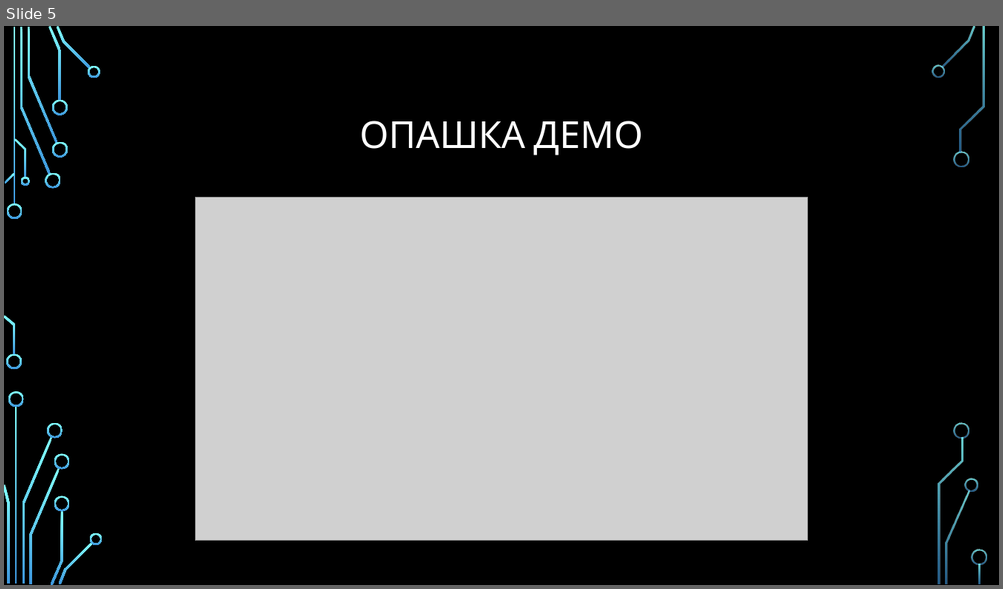
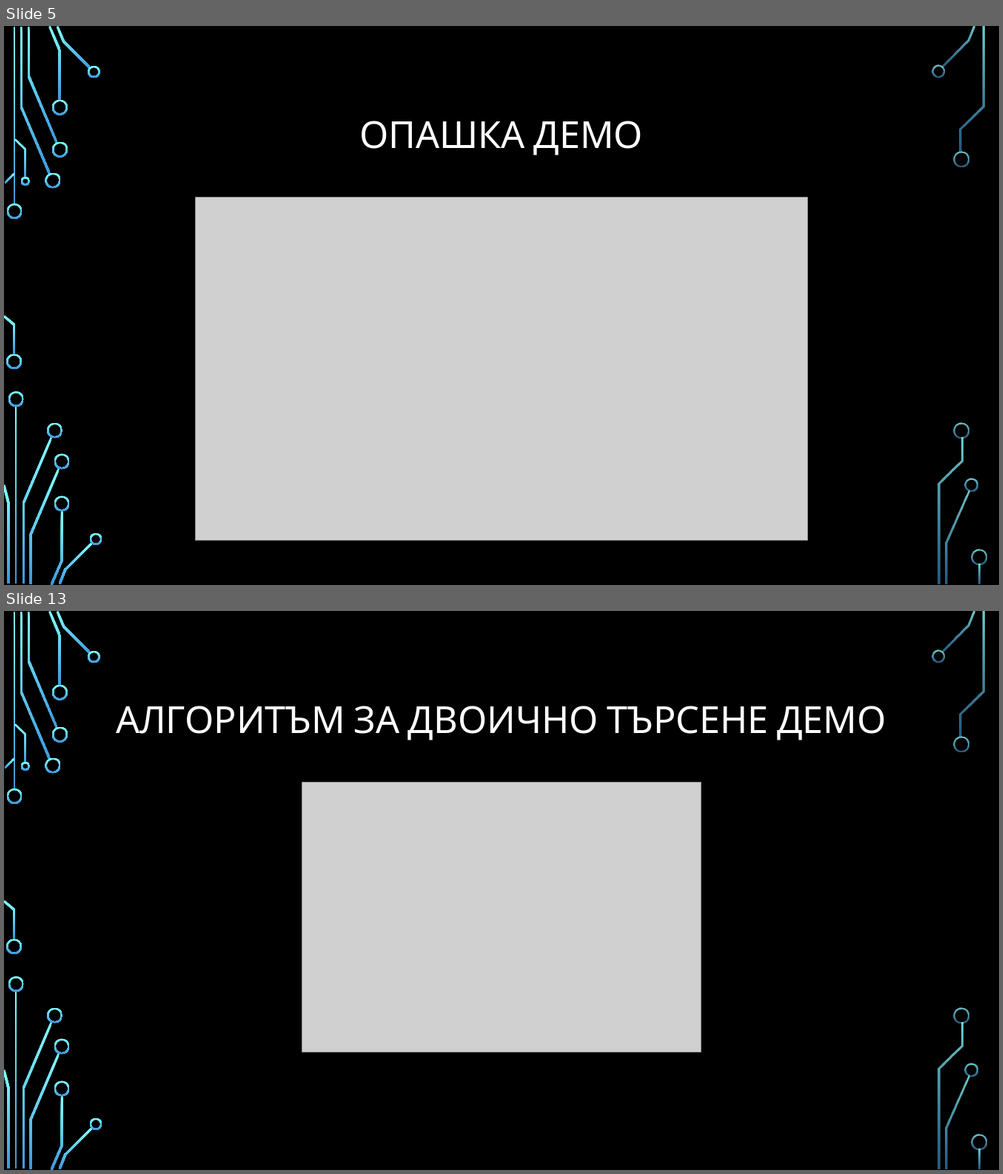
Before and after one commit to Bilyukov/java-course, a slide deck: 09.alorithms-and-data-structures.pptx. Shown one above the other, each under a label of ours: slide 5 before the commit, slides 5 and 13 after it; the slides between them are not shown. The pictures are 1003x589 and 1003x1174 pixels, drawn with LibreOffice and Linux fonts; fonts in the diff are those of the drawing; grey boxes stand for pictures; background and template pictures are left out. Boxes give left, top, right and bottom in pixels: in the first picture for what was removed or moved away, otherwise in the second. Text is boxed around its words. In the diff, an @@ line names an element or a change of style, - is before the commit and + after.

```diff
--- a/09.alorithms-and-data-structures.pptx
+++ b/09.alorithms-and-data-structures.pptx
@@ slide 13 added at (4, 611, 999, 1170), background picture (left out); not listed: 36 template elements that a slide beside it also shows @@
@@ title added at (116, 706, 886, 741), 36 pt, text #FFFFFF @@
+АЛГОРИТЪМ ЗА ДВОИЧНО ТЪРСЕНЕ ДЕМО
@@ picture added at (301, 782, 700, 1052) @@
```
Also in this commit, not shown: 17 other slides added, 7 other files.
